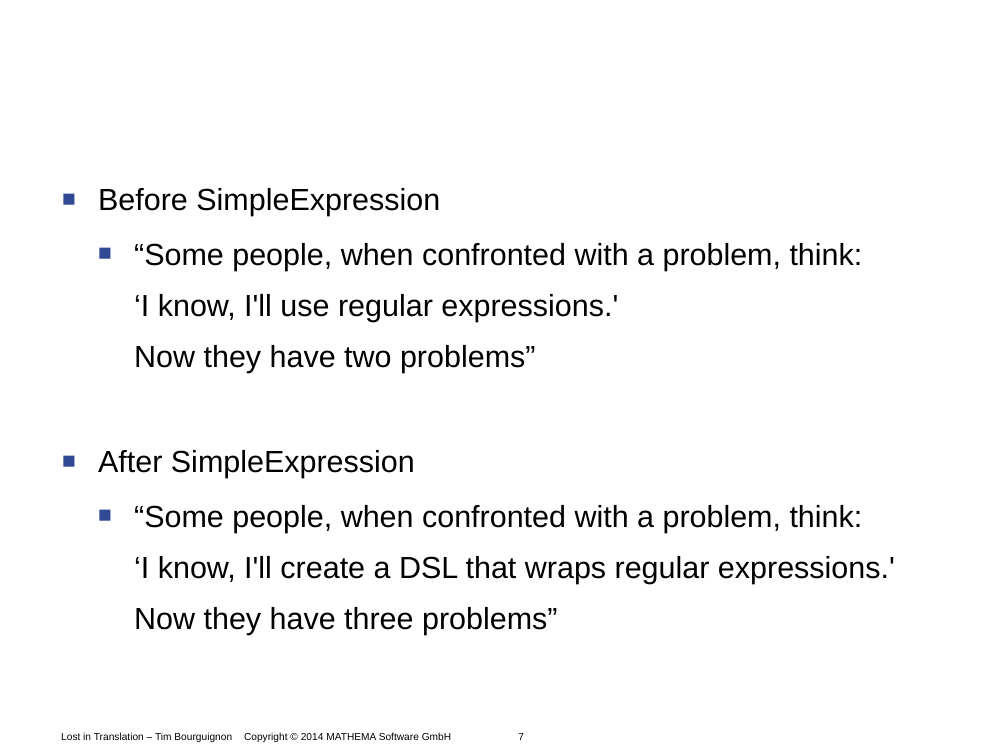
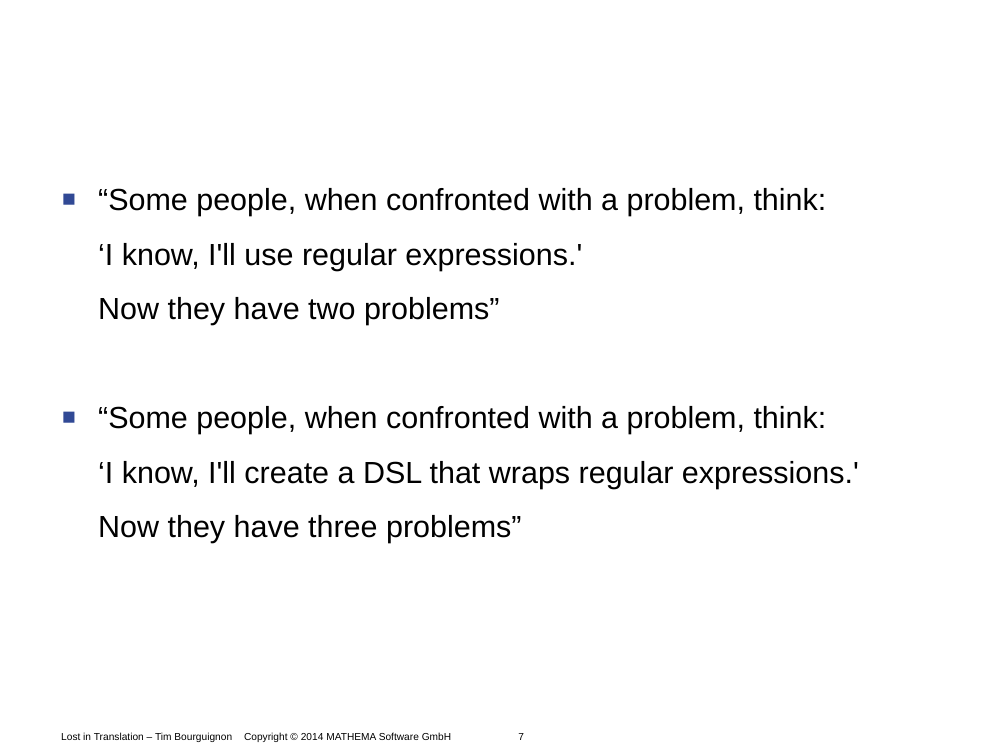
Before and after one commit to Timothep/Talk.LostInTranslation, a slide deck: slide 7 of LostInTranslation.odp. Drawn at 1008x756 pixels with LibreOffice and Linux fonts; fonts in the diff are those of the drawing; background and template pictures are left out. Boxes give left, top, right and bottom in pixels: in the first picture for what was removed or moved away, otherwise in the second. Text is boxed around its words. In the diff, an @@ line names an element or a change of style, - is before the commit and + after.

```diff
--- a/LostInTranslation.odp
+++ b/LostInTranslation.odp
@@ text "“Some people, when confronted with ..." at bbox=[98, 188, 859, 543]: list level 2 to 1 in "“Some people, when confronted with ..."; list level 2 to 1 in "‘I know, I'll use regular ..."; list level 2 to 1 in "Now they have two problems”"; list level 2 to 1 in "‘I know, I'll create a ..."; list level 2 to 1 in "Now they have three problems”" @@
@@ text at bbox=[98, 188, 440, 216]: paragraph removed @@
-■ Before SimpleExpression
@@ text at bbox=[98, 450, 415, 478]: paragraph removed @@
-■ After SimpleExpression
```
Also in this commit, not shown: 6 other slides changed, 2 slides added, 1 slide removed.
